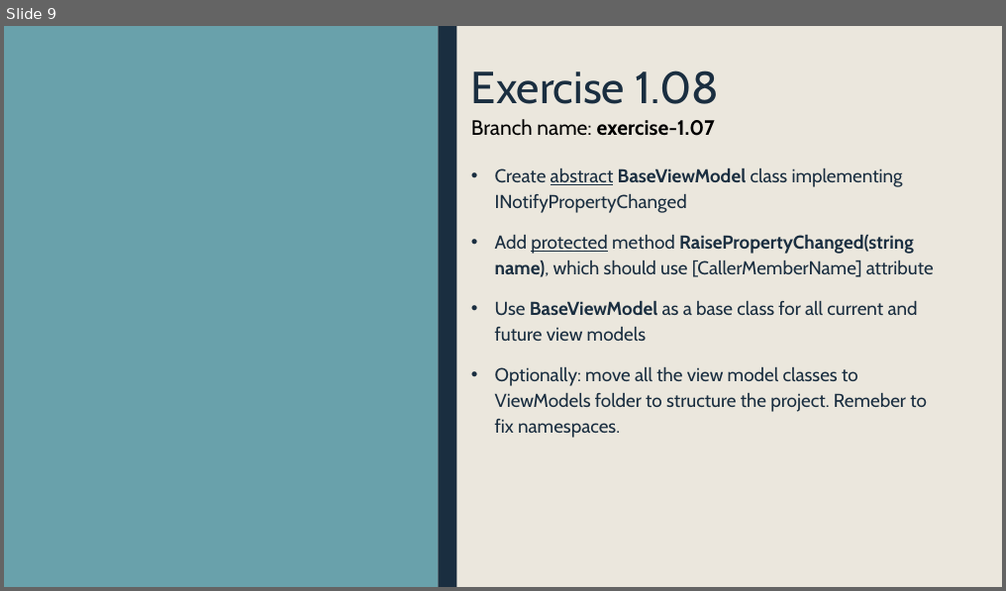
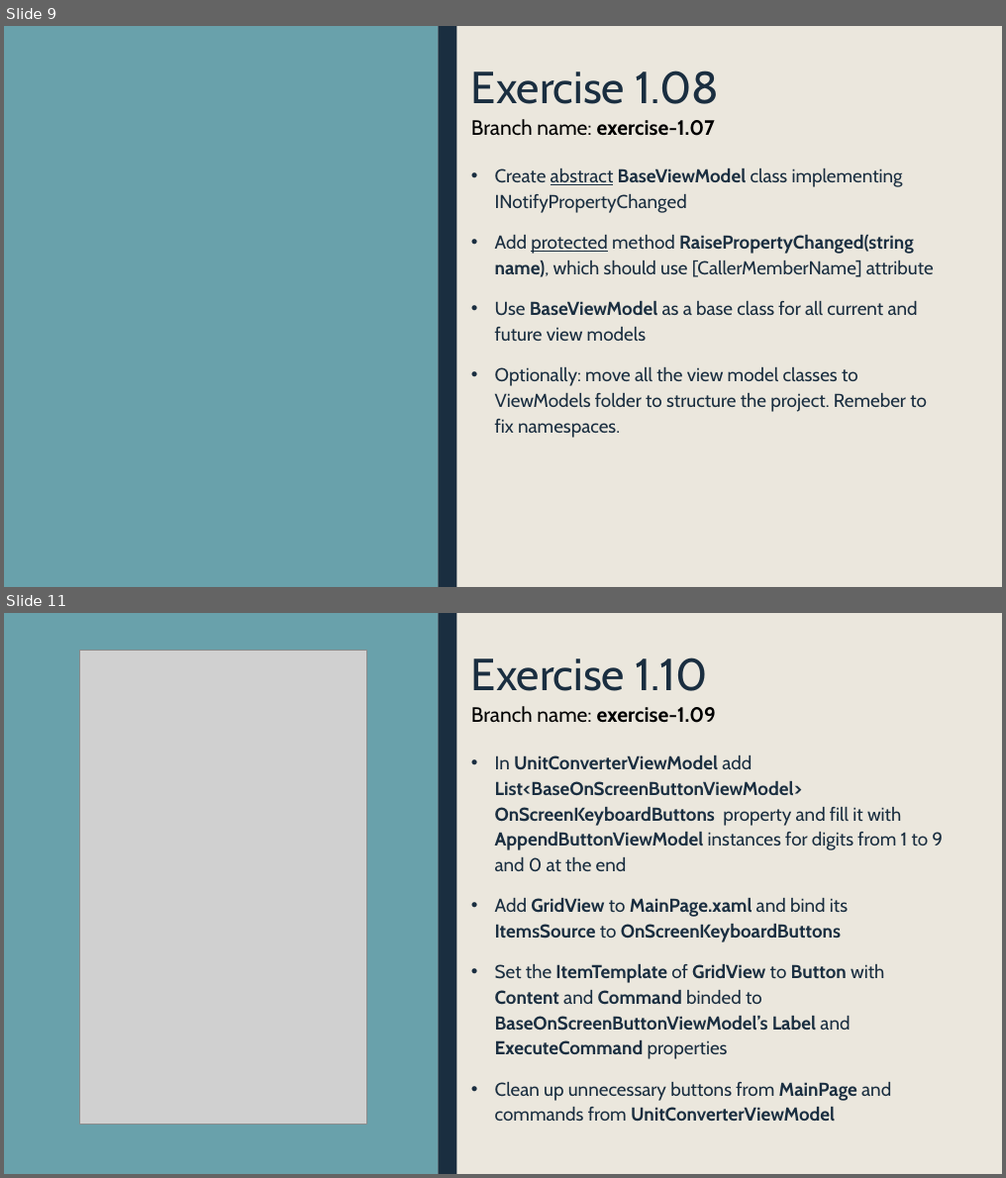
Before and after one commit to krajniak/PumConverter, a slide deck: exercises.pptx. Shown one above the other, each under a label of ours: slide 9 before the commit, slides 9 and 11 after it; the slides between them are not shown. The pictures are 1006x591 and 1006x1178 pixels, drawn with LibreOffice and Linux fonts; fonts in the diff are those of the drawing; grey boxes stand for pictures. Boxes give left, top, right and bottom in pixels: in the first picture for what was removed or moved away, otherwise in the second. Text is boxed around its words. In the diff, an @@ line names an element or a change of style, - is before the commit and + after.

Commit message:
Added GridView for buttons

```diff
--- a/exercises.pptx
+++ b/exercises.pptx
@@ slide 11 added at <box>4,613,1002,1174</box>, background #EBE7DD; not listed: 2 template elements that a slide beside it also shows @@
@@ picture added at <box>79,651,366,1124</box> @@
@@ title added at <box>471,658,707,691</box>, 43.2 pt, text #1A2E40 @@
+Exercise 1.10
@@ text added at <box>471,706,716,723</box>, 20 pt, text #000000, bold @@
+Branch name: exercise-1.09
@@ text added at <box>495,756,943,1122</box>, 18 pt, text #1A2E40, bold @@
+• In UnitConverterViewModel add List<BaseOnScreenButtonViewModel> OnScreenKeyboardButtons property and fill it with AppendButtonViewModel instances for digits from 1 to 9 and 0 at the end
+• Add GridView to MainPage.xaml and bind its ItemsSource to OnScreenKeyboardButtons
+• Set the ItemTemplate of GridView to Button with Content and Command binded to BaseOnScreenButtonViewModel’s Label and ExecuteCommand properties
+• Clean up unnecessary buttons from MainPage and commands from UnitConverterViewModel
```
Also in this commit, not shown: 1 other slide added, 2 other files.
